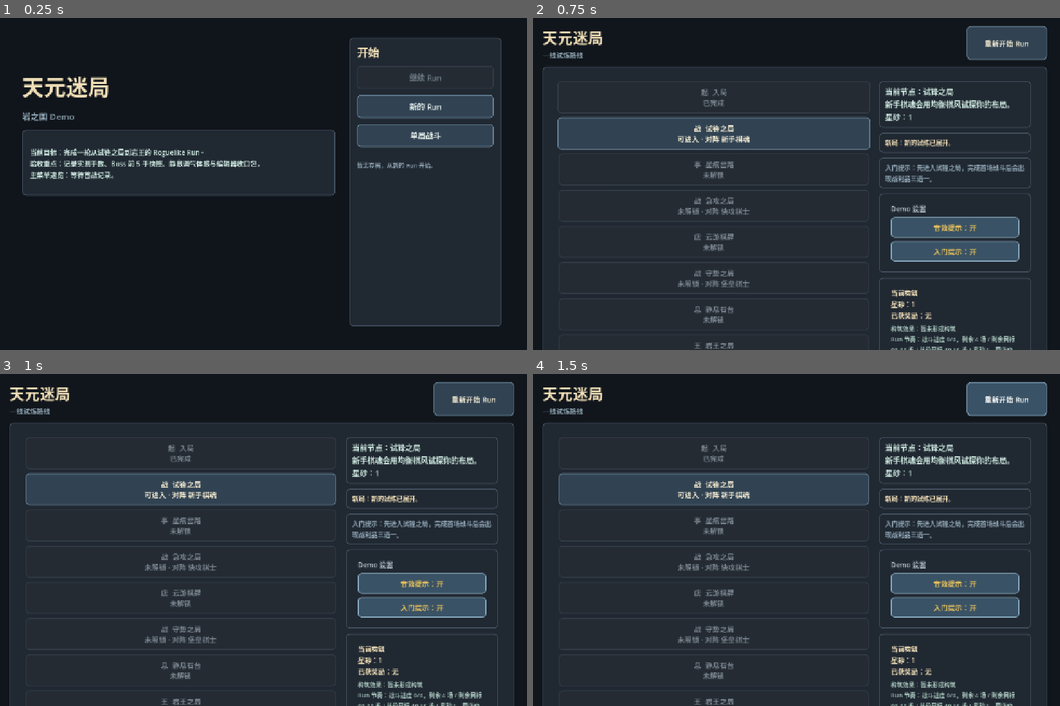
Above: before the commit, frames 1-4 (two rows, left to right).
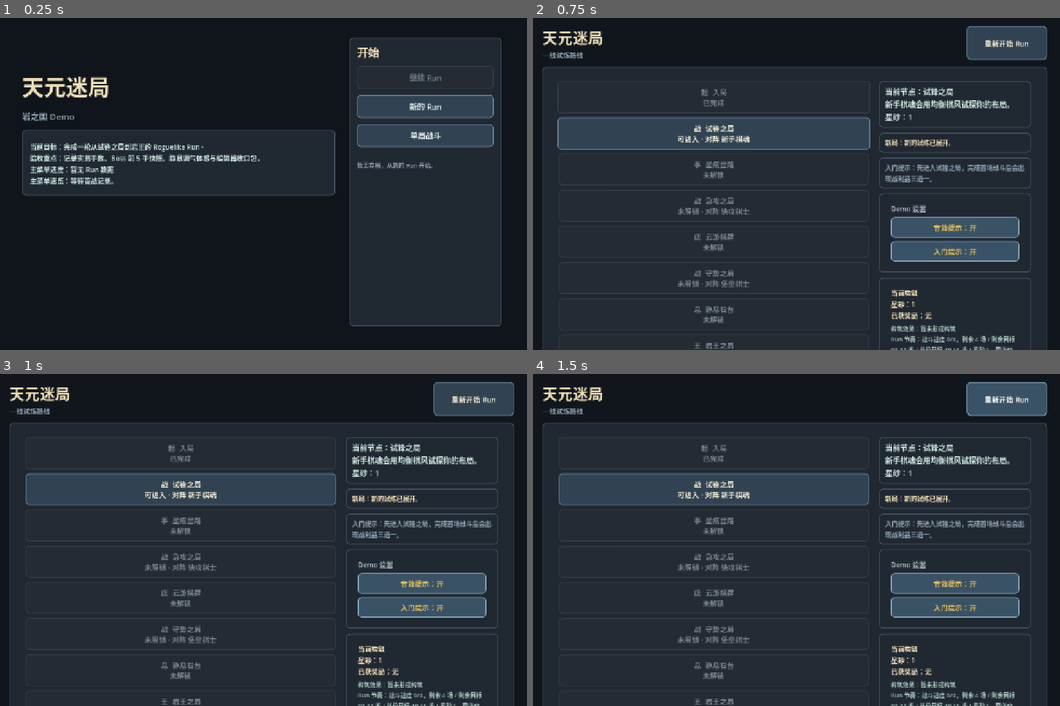
Above: after the commit, the same moments.

Repository: eason522/game
Game: Godot game, scene res://scenes/ui/MainMenu.tscn
The game is run twice, just before and just after one commit, with the same random seed, the same clock (stepped at 60 frames per second) and the same inputs.
Inputs:
- Up to frame 1 (0.25 s): no input
- Up to frame 2 (0.75 s): click "新的 Run" at 0.5 s
- Up to frame 3 (1 s): no input
- Up to frame 4 (1.5 s): click "重新开始 Run" at 1.25 s

The runs differ from the first frame. In frame 1, 2.5% of the frame differs, in the area x 5-50%, y 37-51%; in frame 2, nothing differs; in frame 3, nothing differs; in frame 4, nothing differs.

Commit message:
推进主菜单存档进度行
主菜单复用实机快照，在继续 Run 前显示当前节点、实测场次与目标内进度。

补充主菜单冒烟覆盖，并同步 README 与 DEVELOPMENT_PLAN.md。

Diff:
--- a/scripts/ui/MainMenu.gd
+++ b/scripts/ui/MainMenu.gd
@@ -157,13 +157,18 @@
 	if has_run:
 		var next_action_lines: Array = playtest_simulator.get_editor_next_action_lines(resume_state)
 		var closeout_lines: Array = playtest_simulator.get_editor_closeout_packet_lines(resume_state)
+		var snapshot_lines: Array = playtest_simulator.get_live_playtest_snapshot_lines(resume_state)
 		continue_button.text = _resume_button_text(resume_state)
 		status_label.text = "检测到可继续的 Run。\n%s" % _first_line(next_action_lines)
-		summary_label.text = "%s\n主菜单速览：%s" % [_base_summary_text(), " / ".join(closeout_lines)]
+		summary_label.text = "%s\n主菜单进度：%s\n主菜单速览：%s" % [
+			_base_summary_text(),
+			_first_line(snapshot_lines).trim_prefix("实机快照："),
+			" / ".join(closeout_lines),
+		]
 	else:
 		continue_button.text = "继续 Run"
 		status_label.text = "暂无存档，从新的 Run 开始。"
-		summary_label.text = "%s\n主菜单速览：等待首战记录。" % _base_summary_text()
+		summary_label.text = "%s\n主菜单进度：暂无 Run 数据\n主菜单速览：等待首战记录。" % _base_summary_text()
 
 
 func _base_summary_text() -> String:
--- a/tests/main_menu_smoke.gd
+++ b/tests/main_menu_smoke.gd
@@ -46,6 +46,9 @@
 	if scene.status_label == null or not scene.status_label.text.contains("暂无存档"):
 		failures.append("main menu: expected no-save status text")
 
+	if scene.summary_label == null or not scene.summary_label.text.contains("主菜单进度") or not scene.summary_label.text.contains("暂无 Run 数据"):
+		failures.append("main menu: expected no-save progress overview")
+
 	if scene.summary_label == null or not scene.summary_label.text.contains("主菜单速览") or not scene.summary_label.text.contains("等待首战记录"):
 		failures.append("main menu: expected no-save playtest overview")
 
@@ -67,6 +70,9 @@
 	if scene.summary_label == null or not scene.summary_label.text.contains("编辑器收口包") or not scene.summary_label.text.contains("等待首战记录"):
 		failures.append("main menu: expected save-aware editor closeout overview")
 
+	if scene.summary_label == null or not scene.summary_label.text.contains("当前 试锋之局") or not scene.summary_label.text.contains("实测 0/4 场"):
+		failures.append("main menu: expected saved-run progress overview")
+
 	run_state.resolve_current_node(true, [{
 		"id": "smoke_reward",
 		"title": "测试奖励",
@@ -80,6 +86,9 @@
 
 	if scene.continue_button == null or not scene.continue_button.text.contains("领取战利品"):
 		failures.append("main menu: expected continue button to point at pending rewards")
+
+	if scene.summary_label == null or not scene.summary_label.text.contains("实测 1/4 场"):
+		failures.append("main menu: expected progress overview to reflect recorded battle count")
 
 	run_state.pending_rewards.clear()
 	run_state.pending_reward_node_index = -1
Not shown, changed: DEVELOPMENT_PLAN.md
Not shown, changed: README.md
